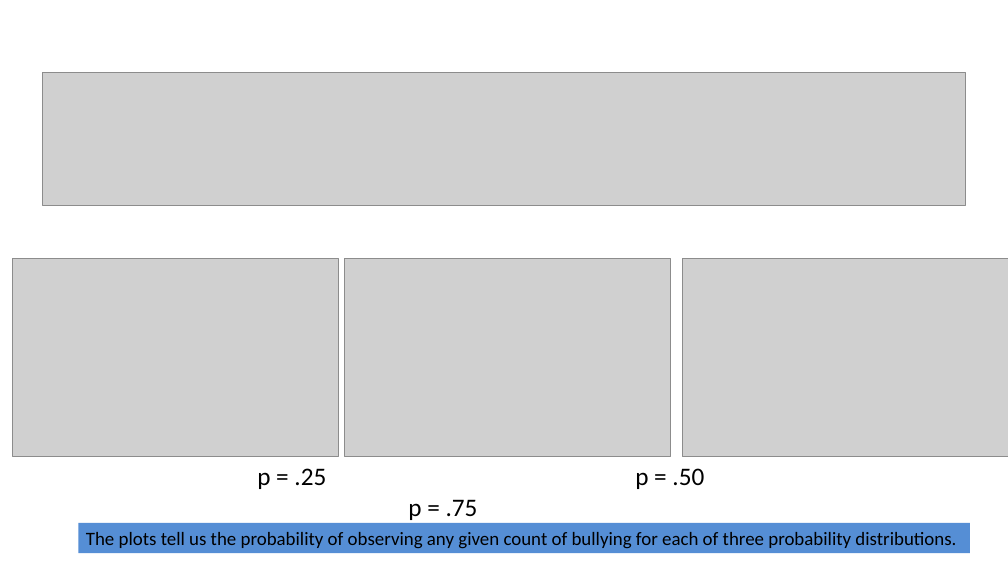
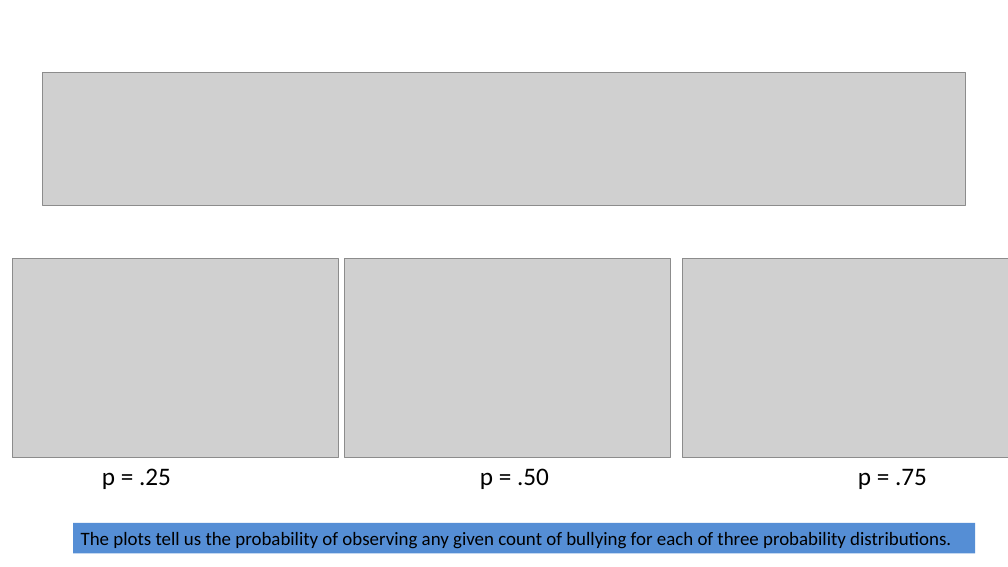
Before and after one commit to alexkcode/pa-541, a slide deck: slide 23 of PA_541_Week_13_PanelDataPart1_PooledCrossSect_STUDENT.pptx. Drawn at 1008x567 pixels with LibreOffice and Linux fonts; fonts in the diff are those of the drawing; grey boxes stand for pictures. Boxes give left, top, right and bottom in pixels: in the first picture for what was removed or moved away, otherwise in the second. Text is boxed around its words. In the diff, an @@ line names an element or a change of style, - is before the commit and + after.

```diff
--- a/PA_541_Week_13_PanelDataPart1_PooledCrossSect_STUDENT.pptx
+++ b/PA_541_Week_13_PanelDataPart1_PooledCrossSect_STUDENT.pptx
@@ text "p = .25 p = ..." rewrapped from [257, 468, 704, 489] to [102, 468, 927, 489] @@
@@ rectangle "The plots tell us the ...": place and size @@
-rectangle "The plots tell us the ..." at [79, 523, 970, 554]
+rectangle "The plots tell us the ..." at [73, 523, 975, 554]
```
Also in this commit, not shown: 52 other slides changed, 2 slides added, 2 slides removed, 10 other files.
